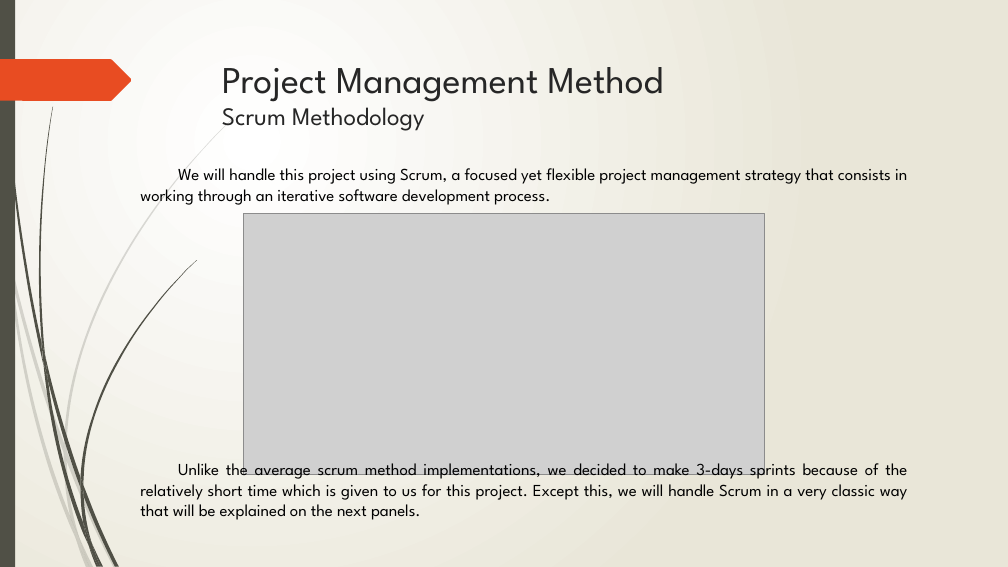
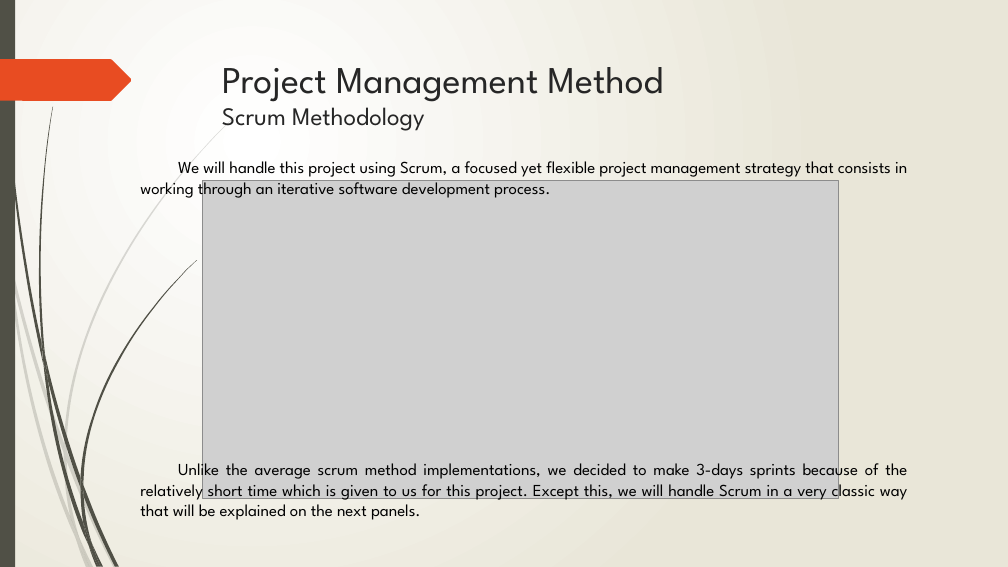
Before and after one commit to Toulouse-Exia-A4/AtlantisToulouseUML, a slide deck: slide 4 of ProjectManagement/Project Management.pptx (slide 3 before the commit). Drawn at 1008x567 pixels with LibreOffice and Linux fonts; fonts in the diff are those of the drawing; grey boxes stand for pictures. Boxes give left, top, right and bottom in pixels: in the first picture for what was removed or moved away, otherwise in the second. Text is boxed around its words. In the diff, an @@ line names an element or a change of style, - is before the commit and + after.

Commit message:
Project Management PPT Updated
Only Continuous Integration part is missing

```diff
--- a/ProjectManagement/Project Management.pptx
+++ b/ProjectManagement/Project Management.pptx
@@ text "We will handle this project ...": place and size @@
-text "We will handle this project ..." at <box>140,168,907,205</box>
+text "We will handle this project ..." at <box>140,161,907,200</box>
@@ picture: place and size @@
-picture at <box>243,213,765,474</box>
+picture at <box>203,181,839,498</box>
```
Also in this commit, not shown: 4 other slides changed, 5 slides added, 1 slide removed.
